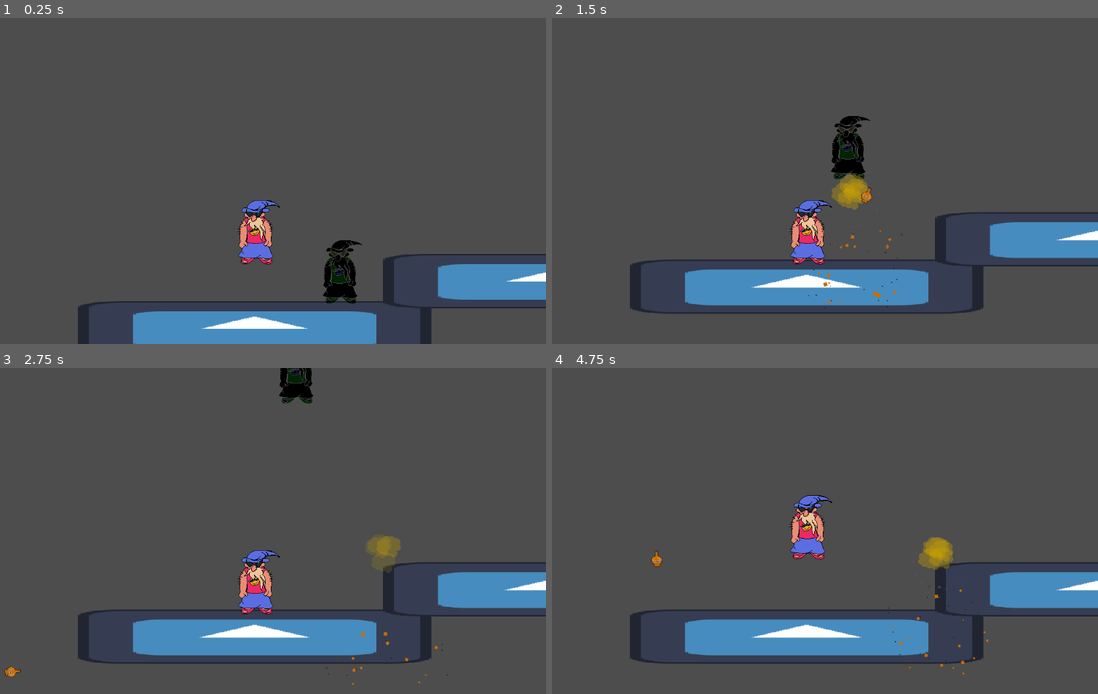
Above: before the commit, frames 1-4 (two rows, left to right).
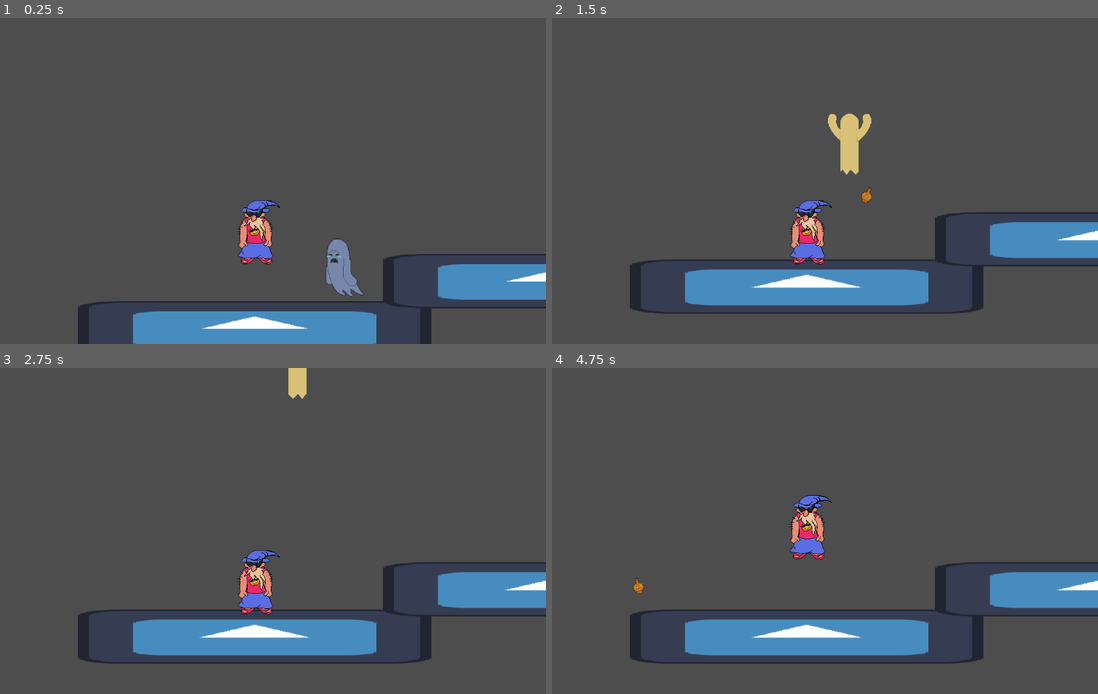
Above: after the commit, the same moments.

Repository: VerttiKS/nauru_liemi
Game: Godot game, scene res://scenes/test_area.tscn
The game is run twice, just before and just after one commit, with the same random seed, the same clock (stepped at 60 frames per second) and the same inputs. The engine's default icon, where the game draws it, is replaced by a stand-in: a white triangle on a blue panel in a dark square.
Inputs:
- Up to frame 1 (0.25 s): no input
- Up to frame 2 (1.5 s): hold Right (attack_right) from 0.53 s (still down); tap Space (jump) at 0.77 s
- Up to frame 3 (2.75 s): tap Space (jump) at 1.52 s; release Right (attack_right) at 2.03 s; hold Left (attack_left) from 2.03 s (still down)
- Up to frame 4 (4.75 s): release Left (attack_left) at 2.78 s; hold Right (attack_right) 2.78-4.28 s; tap Space (jump) at 3.02, 3.77, 4.52 s; hold Left (attack_left) from 4.28 s (still down)

The runs differ from the first frame. In frame 1, 1.0% of the frame differs, in the area x 59-67%, y 67-88%; in frame 2, 1.7%, in the area x 46-64%, y 29-90%; in frame 3, 1.0%; in frame 4, 0.7%.

Commit message:
Ghost animations and possible sounds
Co-Authored-By: emmaerjanne <77738707+emmaerjanne@users.noreply.github.com>
Co-Authored-By: kyykaarme <65223764+kyykaarme@users.noreply.github.com>

Diff:
--- a/scenes/explosion_damage.tscn
+++ b/scenes/explosion_damage.tscn
@@ -19,7 +19,7 @@
 [node name="Explosion" parent="." instance=ExtResource("1_66nm2")]
 
 [node name="Timer" type="Timer" parent="."]
-wait_time = 0.5
+wait_time = 0.2
 autostart = true
 
 [connection signal="body_entered" from="." to="." method="_on_body_entered"]
--- a/scenes/ghost.tscn
+++ b/scenes/ghost.tscn
@@ -1,15 +1,209 @@
-[gd_scene load_steps=5 format=3 uid="uid://8ve447rxew48"]
+[gd_scene load_steps=35 format=3 uid="uid://8ve447rxew48"]
 
 [ext_resource type="Script" path="res://scenes/scripts/ghost.gd" id="1_1ulss"]
 [ext_resource type="Texture2D" uid="uid://cgugsuaold50b" path="res://NauruLiemi_Assets/Temp_Test_Assets/size_test.png" id="1_vqw34"]
+[ext_resource type="Texture2D" uid="uid://cs3kpvuocyspe" path="res://NauruLiemi_Assets/Enemy_Assets/blueghost.png" id="3_4nnyf"]
+[ext_resource type="Texture2D" uid="uid://c7q0j7ao5tjv" path="res://NauruLiemi_Assets/Enemy_Assets/ghostdefeatt.png" id="4_w55df"]
+[ext_resource type="AudioStream" uid="uid://f6q4cjvbkm4c" path="res://NauruLiemi_Assets/Sounds_Assets/ghostlaughmaybemaybe.wav" id="5_okt3b"]
 
 [sub_resource type="CanvasItemMaterial" id="CanvasItemMaterial_xhv2y"]
 blend_mode = 2
 light_mode = 1
 
+[sub_resource type="AtlasTexture" id="AtlasTexture_r0cb1"]
+atlas = ExtResource("3_4nnyf")
+region = Rect2(0, 0, 128, 128)
+
+[sub_resource type="AtlasTexture" id="AtlasTexture_hqanp"]
+atlas = ExtResource("3_4nnyf")
+region = Rect2(128, 0, 128, 128)
+
+[sub_resource type="AtlasTexture" id="AtlasTexture_b5hf1"]
+atlas = ExtResource("3_4nnyf")
+region = Rect2(256, 0, 128, 128)
+
+[sub_resource type="AtlasTexture" id="AtlasTexture_7vhru"]
+atlas = ExtResource("3_4nnyf")
+region = Rect2(384, 0, 128, 128)
+
+[sub_resource type="AtlasTexture" id="AtlasTexture_rhfxc"]
+atlas = ExtResource("3_4nnyf")
+region = Rect2(512, 0, 128, 128)
+
+[sub_resource type="AtlasTexture" id="AtlasTexture_40vya"]
+atlas = ExtResource("3_4nnyf")
+region = Rect2(640, 0, 128, 128)
+
+[sub_resource type="AtlasTexture" id="AtlasTexture_lf7vf"]
+atlas = ExtResource("3_4nnyf")
+region = Rect2(768, 0, 128, 128)
+
+[sub_resource type="SpriteFrames" id="SpriteFrames_yr5g6"]
+animations = [{
+"frames": [{
+"duration": 1.0,
+"texture": SubResource("AtlasTexture_r0cb1")
+}, {
+"duration": 1.0,
+"texture": SubResource("AtlasTexture_hqanp")
+}, {
+"duration": 1.0,
+"texture": SubResource("AtlasTexture_b5hf1")
+}, {
+"duration": 1.0,
+"texture": SubResource("AtlasTexture_7vhru")
+}, {
+"duration": 1.0,
+"texture": SubResource("AtlasTexture_rhfxc")
+}, {
+"duration": 1.0,
+"texture": SubResource("AtlasTexture_40vya")
+}, {
+"duration": 1.0,
+"texture": SubResource("AtlasTexture_lf7vf")
+}],
+"loop": true,
+"name": &"default",
+"speed": 5.0
+}]
+
+[sub_resource type="AtlasTexture" id="AtlasTexture_kq0xk"]
+atlas = ExtResource("4_w55df")
+region = Rect2(0, 0, 128, 128)
+
+[sub_resource type="AtlasTexture" id="AtlasTexture_mqlyn"]
+atlas = ExtResource("4_w55df")
+region = Rect2(128, 0, 128, 128)
+
+[sub_resource type="AtlasTexture" id="AtlasTexture_icxed"]
+atlas = ExtResource("4_w55df")
+region = Rect2(256, 0, 128, 128)
+
+[sub_resource type="AtlasTexture" id="AtlasTexture_csgkx"]
+atlas = ExtResource("4_w55df")
+region = Rect2(384, 0, 128, 128)
+
+[sub_resource type="AtlasTexture" id="AtlasTexture_byv7d"]
+atlas = ExtResource("4_w55df")
+region = Rect2(512, 0, 128, 128)
+
+[sub_resource type="AtlasTexture" id="AtlasTexture_fpbhh"]
+atlas = ExtResource("4_w55df")
+region = Rect2(640, 0, 128, 128)
+
+[sub_resource type="AtlasTexture" id="AtlasTexture_v38cl"]
+atlas = ExtResource("4_w55df")
+region = Rect2(768, 0, 128, 128)
+
+[sub_resource type="AtlasTexture" id="AtlasTexture_o2cri"]
+atlas = ExtResource("4_w55df")
+region = Rect2(896, 0, 128, 128)
+
+[sub_resource type="AtlasTexture" id="AtlasTexture_hbvr1"]
+atlas = ExtResource("4_w55df")
+region = Rect2(1024, 0, 128, 128)
+
+[sub_resource type="AtlasTexture" id="AtlasTexture_4rept"]
+atlas = ExtResource("4_w55df")
+region = Rect2(1152, 0, 128, 128)
+
+[sub_resource type="AtlasTexture" id="AtlasTexture_rl15p"]
+atlas = ExtResource("4_w55df")
+region = Rect2(1280, 0, 128, 128)
+
+[sub_resource type="AtlasTexture" id="AtlasTexture_4gj2g"]
+atlas = ExtResource("4_w55df")
+region = Rect2(1408, 0, 128, 128)
+
+[sub_resource type="AtlasTexture" id="AtlasTexture_5ktt0"]
+atlas = ExtResource("4_w55df")
+region = Rect2(1536, 0, 128, 128)
+
+[sub_resource type="AtlasTexture" id="AtlasTexture_21eub"]
+atlas = ExtResource("4_w55df")
+region = Rect2(1664, 0, 128, 128)
+
+[sub_resource type="AtlasTexture" id="AtlasTexture_7v1u7"]
+atlas = ExtResource("4_w55df")
+region = Rect2(1792, 0, 128, 128)
+
+[sub_resource type="AtlasTexture" id="AtlasTexture_hpcev"]
+atlas = ExtResource("4_w55df")
+region = Rect2(1920, 0, 128, 128)
+
+[sub_resource type="AtlasTexture" id="AtlasTexture_i248x"]
+atlas = ExtResource("4_w55df")
+region = Rect2(2048, 0, 128, 128)
+
+[sub_resource type="AtlasTexture" id="AtlasTexture_oajif"]
+atlas = ExtResource("4_w55df")
+region = Rect2(2176, 0, 128, 128)
+
+[sub_resource type="SpriteFrames" id="SpriteFrames_urke6"]
+animations = [{
+"frames": [{
+"duration": 1.0,
+"texture": SubResource("AtlasTexture_kq0xk")
+}, {
+"duration": 1.0,
+"texture": SubResource("AtlasTexture_mqlyn")
+}, {
+"duration": 1.0,
+"texture": SubResource("AtlasTexture_icxed")
+}, {
+"duration": 1.0,
+"texture": SubResource("AtlasTexture_csgkx")
+}, {
+"duration": 1.0,
+"texture": SubResource("AtlasTexture_byv7d")
+}, {
+"duration": 1.0,
+"texture": SubResource("AtlasTexture_fpbhh")
+}, {
+"duration": 1.0,
+"texture": SubResource("AtlasTexture_v38cl")
+}, {
+"duration": 1.0,
+"texture": SubResource("AtlasTexture_o2cri")
+}, {
+"duration": 1.0,
+"texture": SubResource("AtlasTexture_hbvr1")
+}, {
+"duration": 1.0,
+"texture": SubResource("AtlasTexture_4rept")
+}, {
+"duration": 1.0,
+"texture": SubResource("AtlasTexture_rl15p")
+}, {
+"duration": 1.0,
+"texture": SubResource("AtlasTexture_4gj2g")
+}, {
+"duration": 1.0,
+"texture": SubResource("AtlasTexture_5ktt0")
+}, {
+"duration": 1.0,
+"texture": SubResource("AtlasTexture_21eub")
+}, {
+"duration": 1.0,
+"texture": SubResource("AtlasTexture_7v1u7")
+}, {
+"duration": 1.0,
+"texture": SubResource("AtlasTexture_hpcev")
+}, {
+"duration": 1.0,
+"texture": SubResource("AtlasTexture_i248x")
+}, {
+"duration": 1.0,
+"texture": SubResource("AtlasTexture_oajif")
+}],
+"loop": true,
+"name": &"default",
+"speed": 12.0
+}]
+
 [sub_resource type="CapsuleShape2D" id="CapsuleShape2D_npc10"]
 radius = 29.0
-height = 108.0
+height = 126.0
 
 [node name="Ghost" type="CharacterBody2D"]
 collision_layer = 4
@@ -17,13 +211,27 @@
 script = ExtResource("1_1ulss")
 
 [node name="SizeTest" type="Sprite2D" parent="."]
+visible = false
 material = SubResource("CanvasItemMaterial_xhv2y")
 position = Vector2(4, -63)
 texture = ExtResource("1_vqw34")
 
+[node name="AnimatedGhostSad" type="AnimatedSprite2D" parent="."]
+unique_name_in_owner = true
+position = Vector2(2, -63)
+sprite_frames = SubResource("SpriteFrames_yr5g6")
+frame_progress = 0.366531
+
+[node name="AnimatedGhostHappy" type="AnimatedSprite2D" parent="."]
+unique_name_in_owner = true
+visible = false
+position = Vector2(0, -65)
+sprite_frames = SubResource("SpriteFrames_urke6")
+frame_progress = 0.298005
+
 [node name="CollisionShape2D" type="CollisionShape2D" parent="."]
 unique_name_in_owner = true
-position = Vector2(0, -59)
+position = Vector2(0, -64)
 shape = SubResource("CapsuleShape2D_npc10")
 
 [node name="DeathTimer" type="Timer" parent="."]
@@ -38,4 +246,9 @@
 collision_mask = 2
 hit_from_inside = true
 
+[node name="GhostHappySound" type="AudioStreamPlayer2D" parent="."]
+unique_name_in_owner = true
+stream = ExtResource("5_okt3b")
+volume_db = -10.4
+
 [connection signal="timeout" from="DeathTimer" to="." method="_on_death_timer_timeout"]
--- a/scenes/player.tscn
+++ b/scenes/player.tscn
@@ -58,7 +58,7 @@
 [node name="PotionLeft" type="Marker2D" parent="."]
 unique_name_in_owner = true
 position = Vector2(-8, -98)
-rotation = -2.44346
+rotation = -2.61799
 
 [node name="PotionDown" type="Marker2D" parent="."]
 unique_name_in_owner = true
--- a/scenes/scripts/ghost.gd
+++ b/scenes/scripts/ghost.gd
@@ -4,6 +4,9 @@
 var gravity = ProjectSettings.get_setting("physics/2d/default_gravity")
 var dying = false
 var direction = 1
+
+func _ready():
+	%AnimatedGhostSad.play("default")
 
 
 func _physics_process(delta):
@@ -18,6 +21,11 @@
 	if !dying:
 		%RayCast2D.position.x = direction * 50
 		velocity.x = direction * SPEED
+		if direction > 0:
+			%AnimatedGhostSad.flip_h = true
+		else:
+			%AnimatedGhostSad.flip_h = false
+
 	else:
 		velocity.x = 0
 		velocity.y = -1 * SPEED
@@ -28,6 +36,10 @@
 	dying = true
 	motion_mode = CharacterBody2D.MOTION_MODE_FLOATING
 	%CollisionShape2D.set_deferred("disabled", true)
+	%AnimatedGhostSad.visible = false
+	%AnimatedGhostHappy.play("default")
+	%AnimatedGhostHappy.visible = true
+	%GhostHappySound.play()
 	%DeathTimer.start()
 
 
Binary file added: NauruLiemi_Assets/Background_Assets/books.png
Not shown, added: NauruLiemi_Assets/Background_Assets/books.png.import
Binary file added: NauruLiemi_Assets/Background_Assets/rat.png
Not shown, added: NauruLiemi_Assets/Background_Assets/rat.png.import
Binary file added: NauruLiemi_Assets/Background_Assets/tilemap.png
Not shown, added: NauruLiemi_Assets/Background_Assets/tilemap.png.import
Binary file changed: NauruLiemi_Assets/Enemy_Assets/blueghost.png
Binary file added: NauruLiemi_Assets/Enemy_Assets/ghostdefeatt.png
Not shown, added: NauruLiemi_Assets/Enemy_Assets/ghostdefeatt.png.import
Not shown, added: NauruLiemi_Assets/Sounds_Assets/ghostlaughmaybemaybe.wav.import
Binary file added: NauruLiemi_Assets/UI_Assets/End_Screen_BG.png
Not shown, added: NauruLiemi_Assets/UI_Assets/End_Screen_BG.png.import
(and 15 more such lines)
